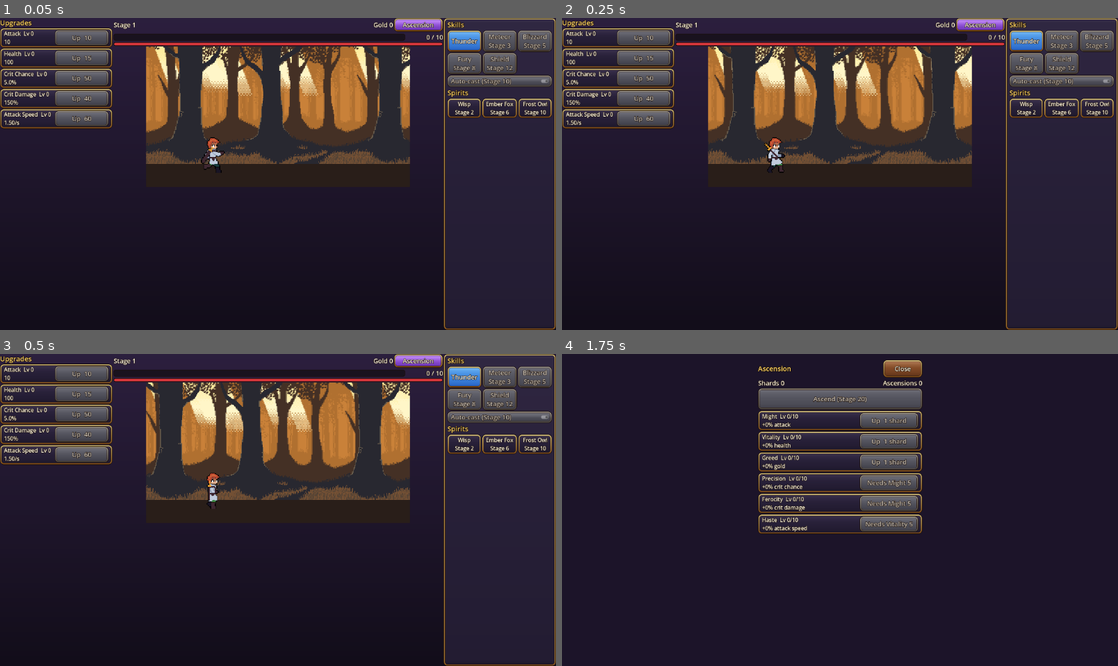
Above: before the commit, frames 1-4 (two rows, left to right).
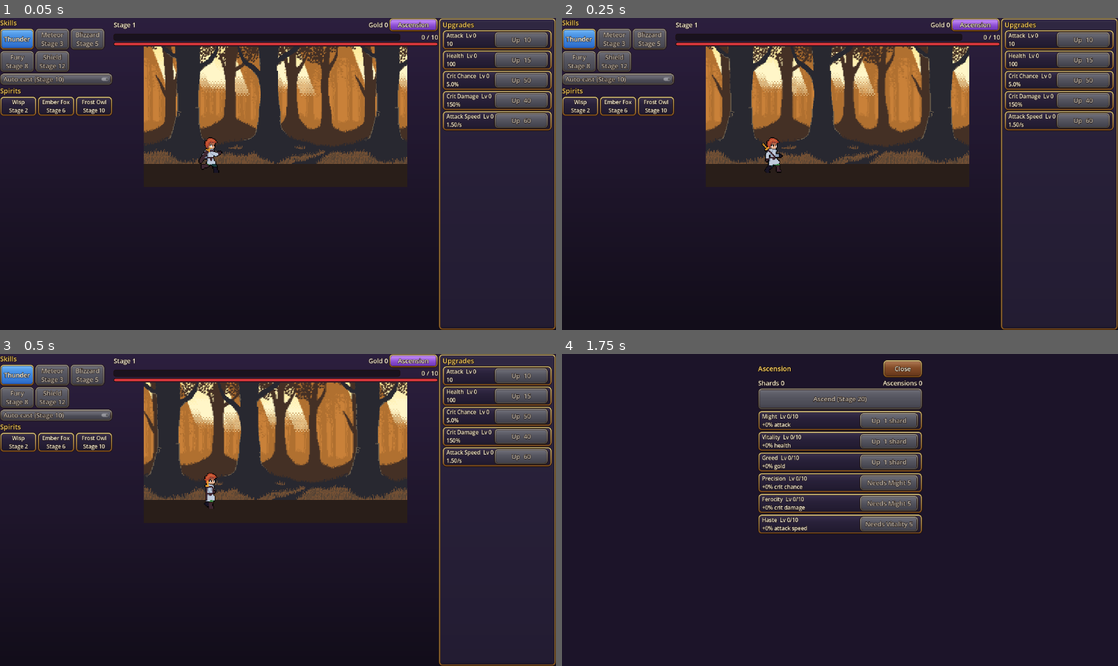
Above: after the commit, the same moments.

Repository: kevelscy/kevelscy-slayer-game
Game: Godot game, scene res://main/main.tscn
The game is run twice, just before and just after one commit, with the same random seed, the same clock (stepped at 60 frames per second) and the same inputs.
Inputs:
- Up to frame 1 (0.05 s): no input
- Up to frame 2 (0.25 s): no input
- Up to frame 3 (0.5 s): no input
- Up to frame 4 (1.75 s): click "Ascension" at 0.5 s; click "Thunder" at 1.25 s

The runs differ from the first frame. In frame 1, 15% of the frame differs, in the area x 0-100%, y 0-100%; in frame 2, 15%; in frame 3, 15%; in frame 4, nothing differs.

Commit message:
feat(ui): show the skill bar before the upgrades

Diff:
--- a/client/main/main.gd
+++ b/client/main/main.gd
@@ -111,13 +111,13 @@
 	if _landscape:
 		hud.reparent(center_column, false)
 		battle_view.reparent(center_column, false)
-		upgrade_panel.reparent(left_column, false)
-		ability_panel.reparent(right_column, false)
+		ability_panel.reparent(left_column, false)
+		upgrade_panel.reparent(right_column, false)
 	else:
 		hud.reparent(portrait, false)
 		battle_view.reparent(portrait, false)
+		ability_panel.reparent(portrait, false)
 		upgrade_panel.reparent(portrait, false)
-		ability_panel.reparent(portrait, false)
 
 
 ## Mobile notches: convert the display safe area from window pixels to canvas units.
--- a/client/main/main.tscn
+++ b/client/main/main.tscn
@@ -65,13 +65,13 @@
 
 [node name="BattleWorld" parent="SafeArea/Portrait/BattleView/SubViewport" instance=ExtResource("2_world")]
 
+[node name="AbilityPanel" type="VBoxContainer" parent="SafeArea/Portrait"]
+layout_mode = 2
+script = ExtResource("5_abilities")
+
 [node name="UpgradePanel" parent="SafeArea/Portrait" instance=ExtResource("4_upgrades")]
 layout_mode = 2
 size_flags_vertical = 3
-
-[node name="AbilityPanel" type="VBoxContainer" parent="SafeArea/Portrait"]
-layout_mode = 2
-script = ExtResource("5_abilities")
 
 [node name="Landscape" type="HBoxContainer" parent="SafeArea"]
 visible = false
--- /dev/null
+++ b/client/tests/unit/main/test_main_layout.gd
@@ -0,0 +1,28 @@
+extends GutTest
+## The skill bar comes before the upgrades: right under the battle in portrait
+## and in the left column in landscape.
+
+const MAIN: PackedScene = preload("res://main/main.tscn")
+
+var main: Main
+
+
+func before_each() -> void:
+	main = MAIN.instantiate()
+	add_child_autofree(main)
+
+
+func test_portrait_shows_skills_before_upgrades() -> void:
+	main._landscape = false
+	main._reparent_panels()
+	assert_eq(main.ability_panel.get_parent(), main.portrait)
+	assert_eq(main.upgrade_panel.get_parent(), main.portrait)
+	assert_lt(main.ability_panel.get_index(), main.upgrade_panel.get_index())
+	assert_lt(main.battle_view.get_index(), main.ability_panel.get_index())
+
+
+func test_landscape_puts_skills_left_and_upgrades_right() -> void:
+	main._landscape = true
+	main._reparent_panels()
+	assert_eq(main.ability_panel.get_parent(), main.left_column)
+	assert_eq(main.upgrade_panel.get_parent(), main.right_column)
Not shown, added: client/tests/unit/main/test_main_layout.gd.uid
